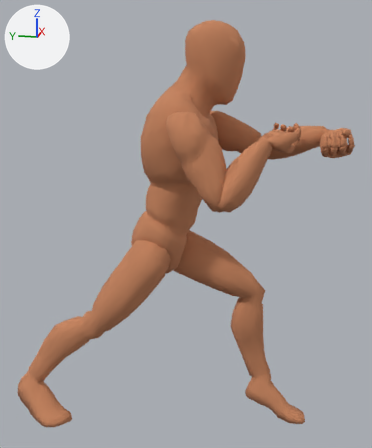
The Blender file rigs/human/combat/melee/animation-human-spear-thrust.blend, before and after one commit.
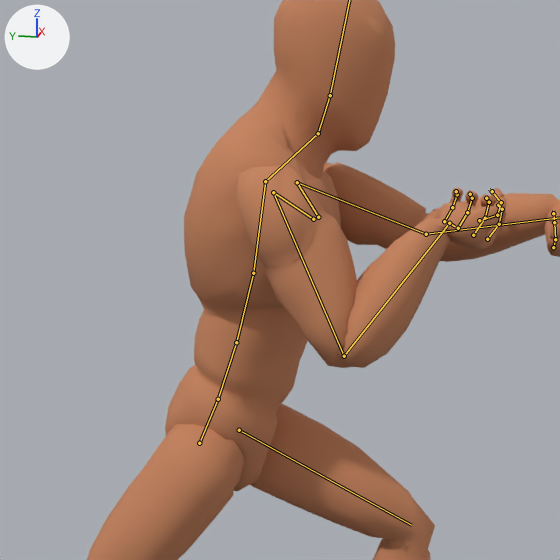
Each version appears first whole from a 50 mm camera at (-1.954, -0.858, 1.353) aimed at (-0.068, -0.48, 0.881), and next in a close-up on the part from 13% to 88% of the width and 7% to 69% of the height. The axes (+X, +Y, +Z) are drawn at upper left. The lights are the same throughout. The first two pictures are the older version. Both versions are drawn at frame 10 of the action 'Spear_Thrust'; the numbers are the values there. The bones that change, and the others that lie on the model, are drawn over the model as lines in the close-ups.

In view in the first close-up: 'Mannequin'.
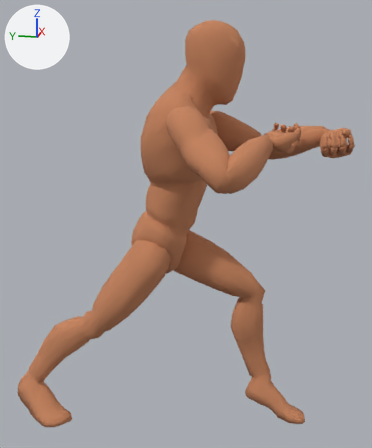
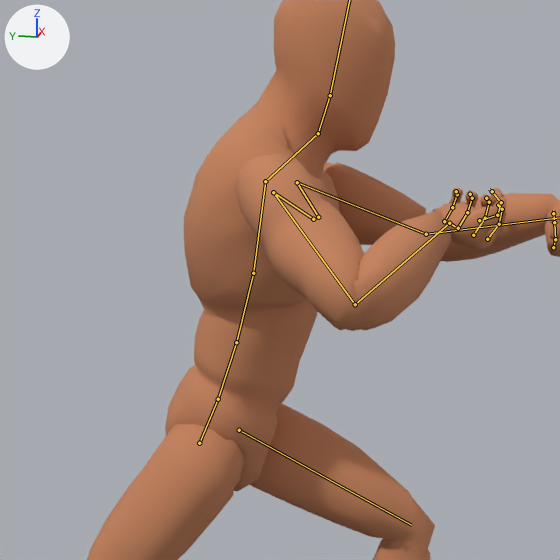
What differs and where, as boxes (x1, y1, x2, y2) in the close-ups (560 x 560 px):
```json
{"object": "Mannequin", "change": "posed", "before": [87, 0, 560, 560], "after": [87, 0, 560, 560]}
```

The change, as JSON lines over the scene's bpy script:
```json
{"block": "bone_polearm_r", "where": "bone_polearm_r = bpy.data.objects['Armature'].pose.bones['POLEARM_R']  # child of 'DRV_root'"}
{"op": "set", "path": "bone_polearm_r.location", "old": "(-0.627, -1.03, -0.281)", "new": "(-0.537, -0.856, 0.141)"}
```
